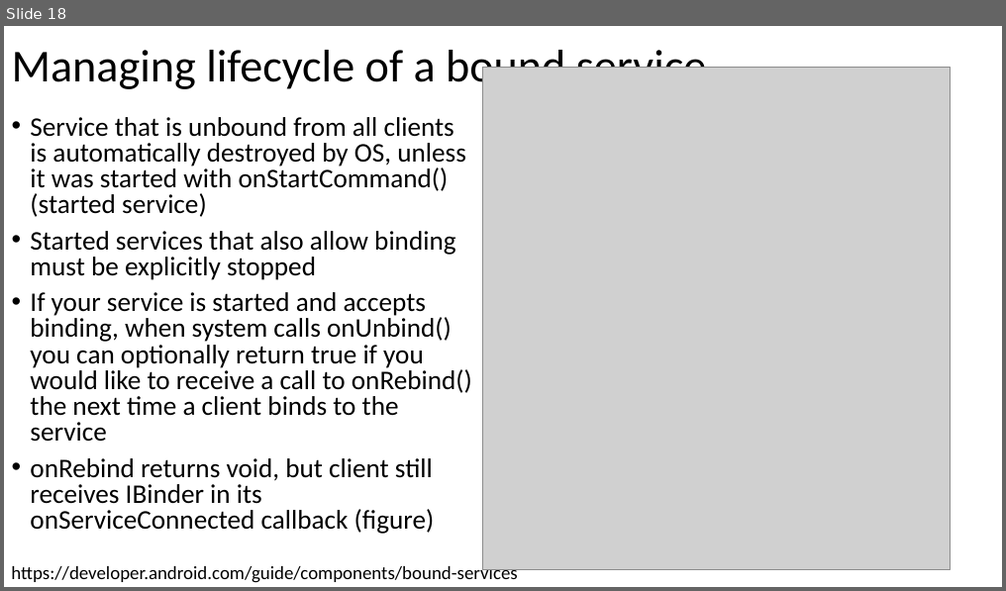
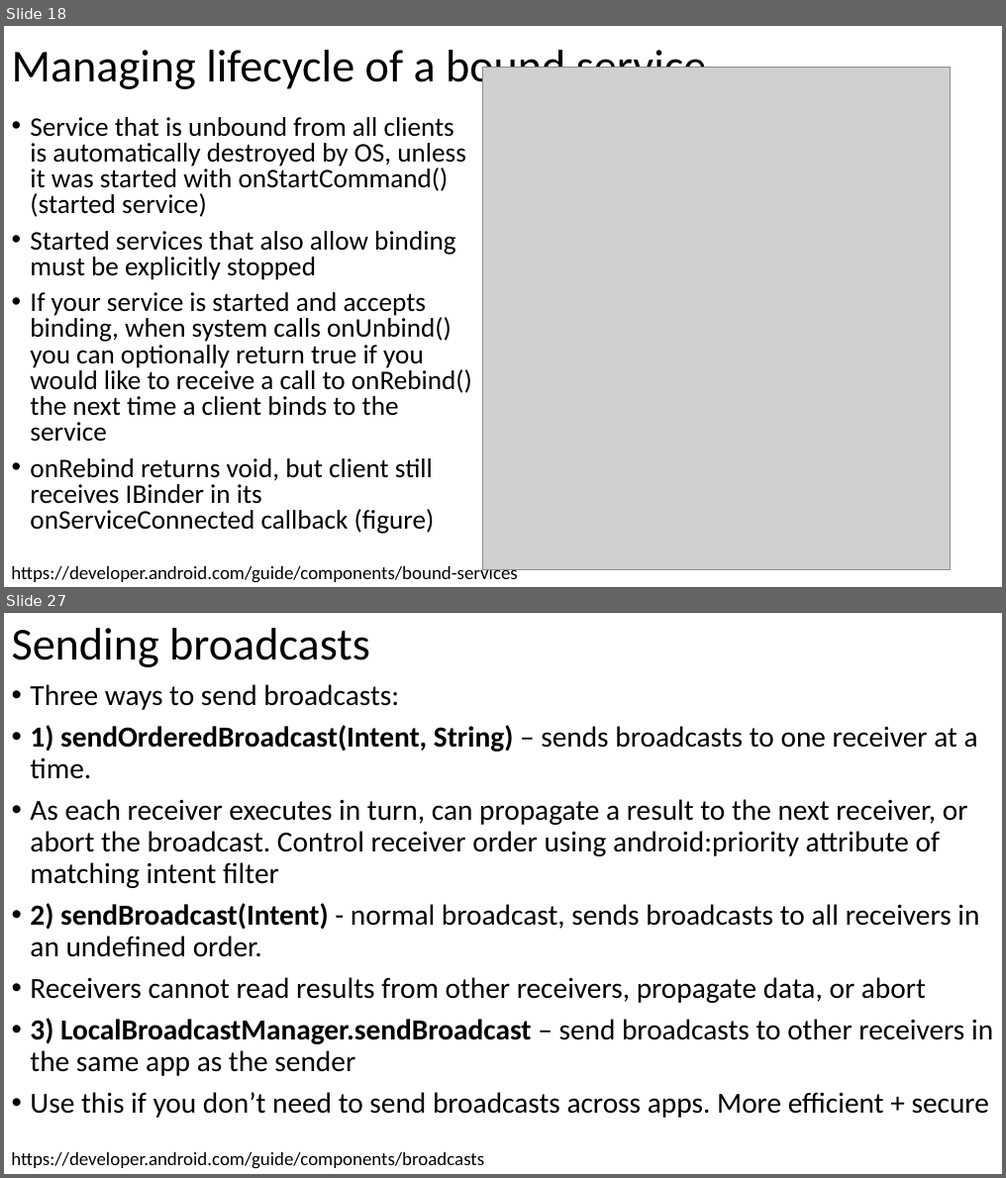
Before and after one commit to russellu/cs230, a slide deck: Lecture_10.pptx. Shown one above the other, each under a label of ours: slide 18 before the commit, slides 18 and 27 after it; the slides between them are not shown. The pictures are 1006x591 and 1006x1178 pixels, drawn with LibreOffice and Linux fonts; fonts in the diff are those of the drawing; grey boxes stand for pictures. Boxes give left, top, right and bottom in pixels: in the first picture for what was removed or moved away, otherwise in the second. Text is boxed around its words. In the diff, an @@ line names an element or a change of style, - is before the commit and + after.

```diff
--- a/Lecture_10.pptx
+++ b/Lecture_10.pptx
@@ slide 27 added at bbox=[4, 613, 1002, 1174], background #FFFFFF @@
@@ title added at bbox=[12, 628, 370, 667], 44 pt, text #000000 @@
+Sending broadcasts
@@ text added at bbox=[30, 684, 993, 1118], 28 pt, text #000000 @@
+• Three ways to send broadcasts:
+• 1) sendOrderedBroadcast(Intent, String) – sends broadcasts to one receiver at a time.
+• As each receiver executes in turn, can propagate a result to the next receiver, or abort the broadcast. Control receiver order using android:priority attribute of matching intent filter
+• 2) sendBroadcast(Intent) - normal broadcast, sends broadcasts to all receivers in an undefined order.
+• Receivers cannot read results from other receivers, propagate data, or abort
+• 3) LocalBroadcastManager.sendBroadcast – send broadcasts to other receivers in the same app as the sender
+• Use this if you don’t need to send broadcasts across apps. More efficient + secure
@@ text added at bbox=[11, 1153, 484, 1169], 18 pt, text #000000 @@
+https://developer.android.com/guide/components/broadcasts
```
Also in this commit, not shown: 14 other slides added, 9 slides removed, 2 other files.
